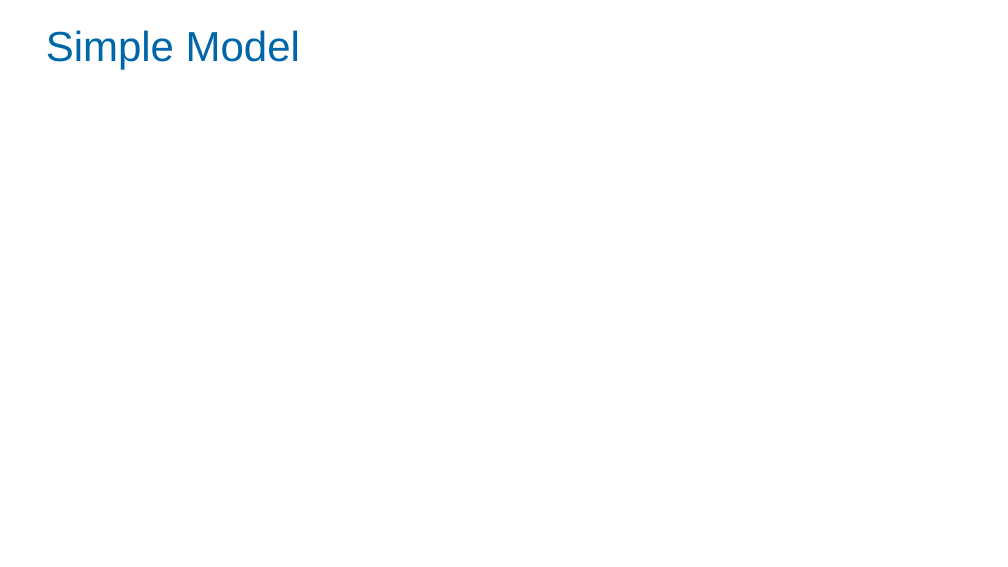
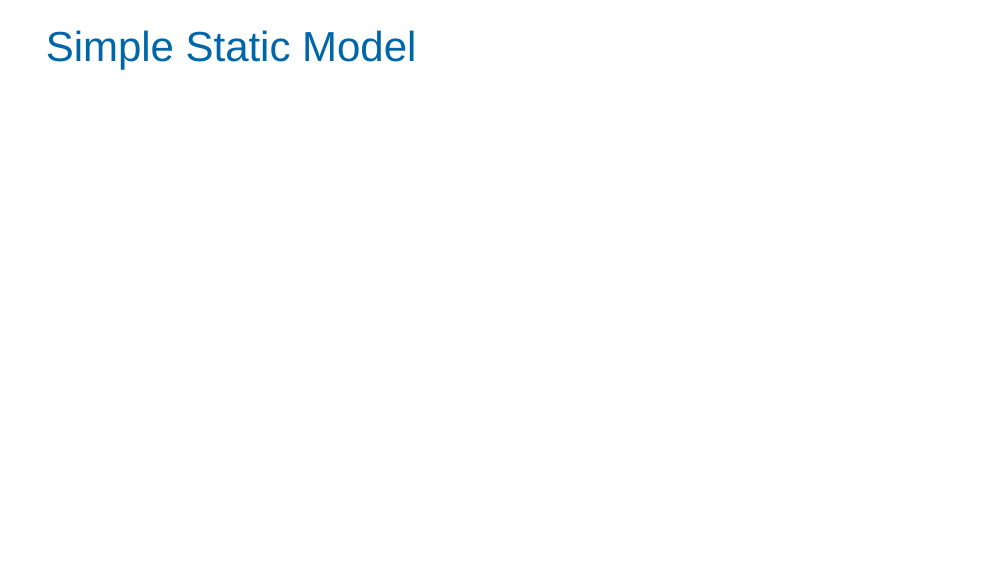
Before and after one commit to Zjub/TVHENZ, a slide deck: slide 12 of MF coordination/SI_game/RBA Coffee Monetary and Fiscal Policy Coordination.pptx (slide 11 before the commit). Drawn at 1008x567 pixels with LibreOffice and Linux fonts; fonts in the diff are those of the drawing; grey boxes stand for pictures. Boxes give left, top, right and bottom in pixels: in the first picture for what was removed or moved away, otherwise in the second. Text is boxed around its words. In the diff, an @@ line names an element or a change of style, - is before the commit and + after.

```diff
--- a/MF coordination/SI_game/RBA Coffee Monetary and Fiscal Policy Coordination.pptx
+++ b/MF coordination/SI_game/RBA Coffee Monetary and Fiscal Policy Coordination.pptx
@@ title at <box>46,30,416,70</box>: text changed @@
-Simple Model
+Simple Static Model
```
Also in this commit, not shown: 14 other slides changed, 4 slides added, 1 slide removed, 7 other files.
